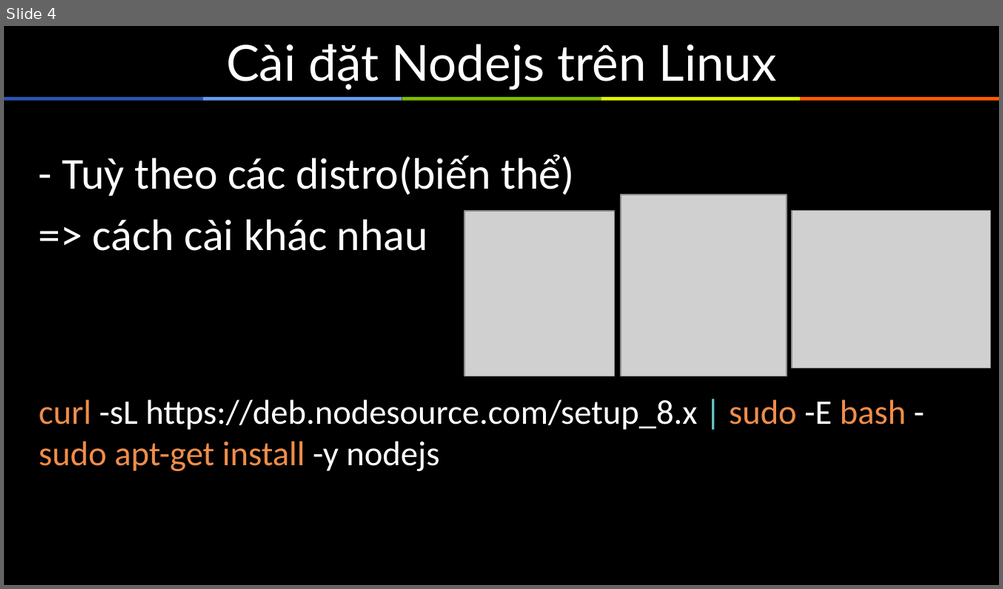
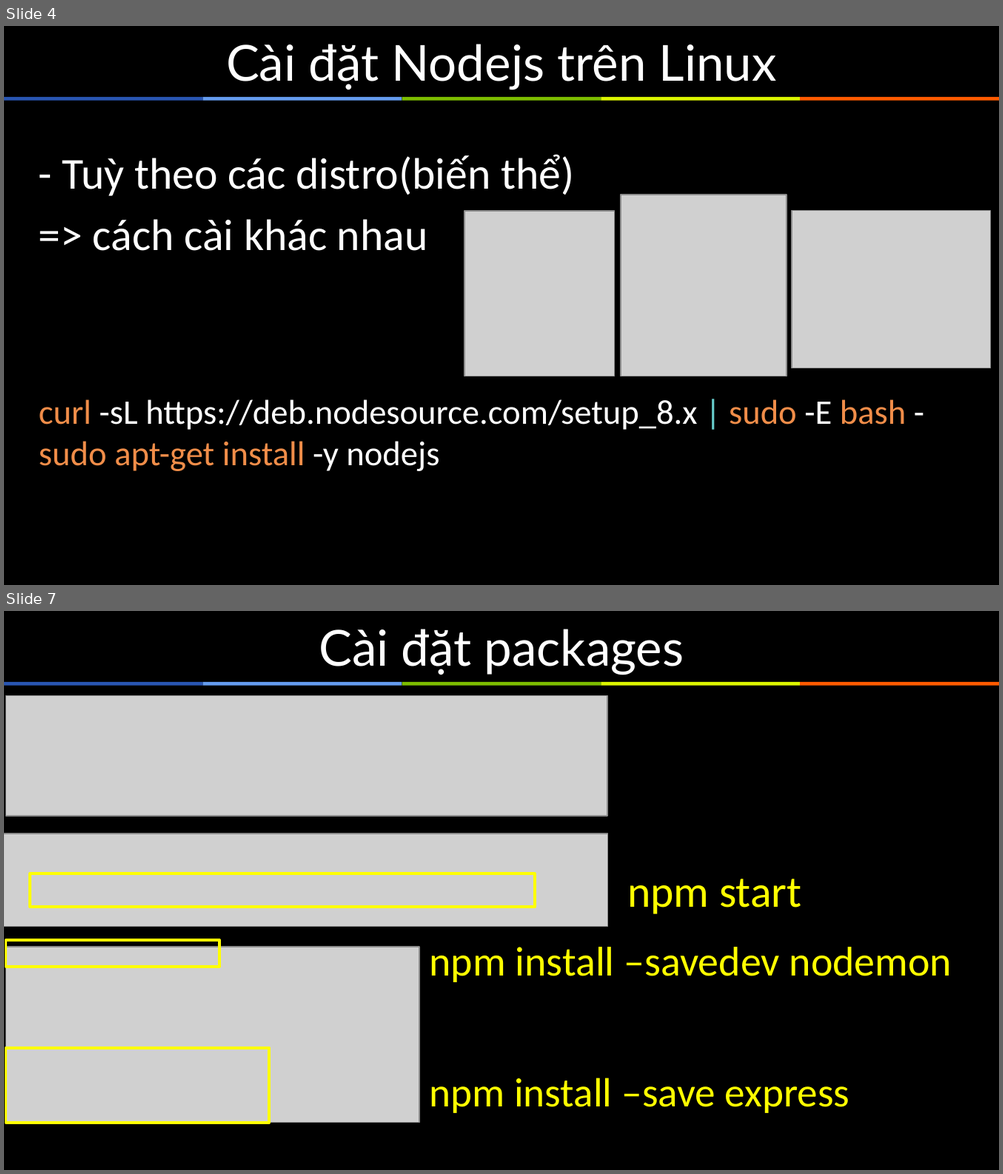
Before and after one commit to sunlight3d/ThucTapNodejsTechmaster, a slide deck: Documents/ThuctapNodejs1.pptx. Shown one above the other, each under a label of ours: slide 4 before the commit, slides 4 and 7 after it; the slides between them are not shown. The pictures are 1003x589 and 1003x1174 pixels, drawn with LibreOffice and Linux fonts; fonts in the diff are those of the drawing; grey boxes stand for pictures. Boxes give left, top, right and bottom in pixels: in the first picture for what was removed or moved away, otherwise in the second. Text is boxed around its words. In the diff, an @@ line names an element or a change of style, - is before the commit and + after.

```diff
--- a/Documents/ThuctapNodejs1.pptx
+++ b/Documents/ThuctapNodejs1.pptx
@@ slide 7 added at [4,611,999,1170], background #000000; not listed: 5 template elements that a slide beside it also shows @@
@@ title added at [318,629,684,675], 36 pt, text #FFFFFF @@
+Cài đặt packages
@@ picture added at [6,695,608,816] @@
@@ picture added at [4,834,606,926] @@
@@ rectangle added at [30,874,534,908], outline #FFFF00 2 pt @@
@@ text added at [627,879,801,914], 32 pt, text #FFFF00 @@
+npm start
@@ rectangle added at [6,940,220,966], outline #FFFF00 2 pt @@
@@ picture added at [6,947,420,1123] @@
@@ text added at [430,947,952,982], 30 pt, text #FFFF00 @@
+npm install –savedev nodemon
@@ rectangle added at [6,1048,270,1123], outline #FFFF00 2 pt @@
@@ text added at [430,1078,850,1113], 29.6 pt, text #FFFF00 @@
+npm install –save express
```
Also in this commit, not shown: 7 other slides added, 3 slides removed, 15 other files.
